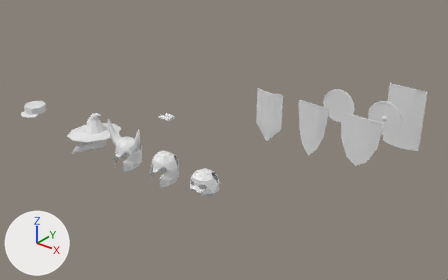
A saved change to the Blender file resources/meshes/armour.blend.
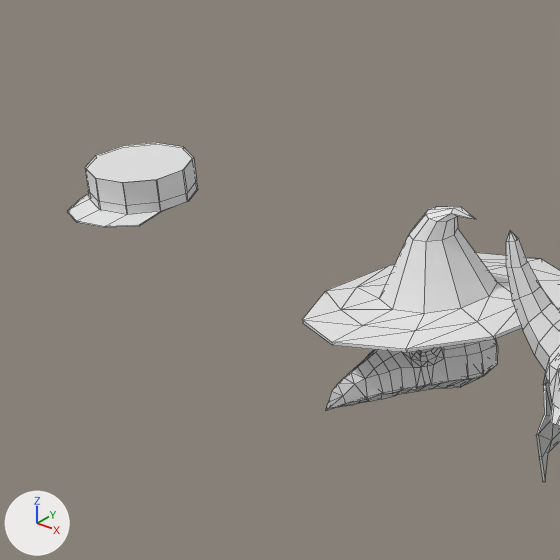
There are two pictures of each version: one whole from a camera (50 mm lens) standing at (2.72, -4.76, 2.91) and looking at (-0.97, -0.14, 0.05), one close up on the part from 2% to 26% of the width and 26% to 66% of the height. Lighting does not change. The marker at lower left points along +X, +Y and +Z. The close-ups show mesh edges as thin lines.

Objects in the first close-up: 'barbuteHorned01', 'birdMask01', 'birdMaskJaw01', 'cap01', 'wizardHat02'.
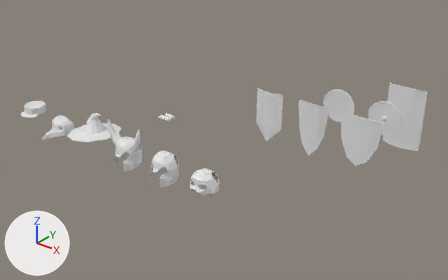
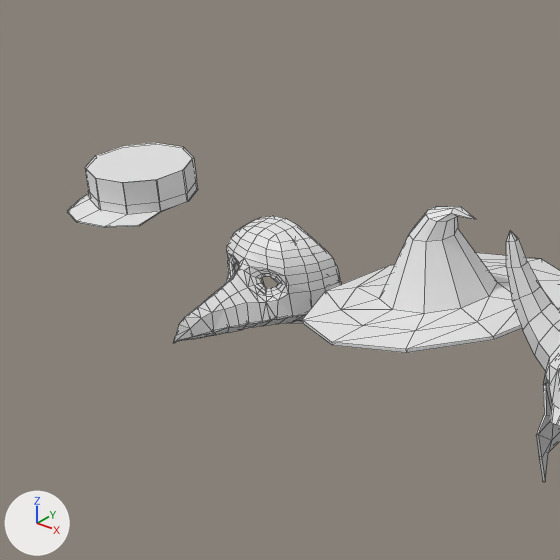
The edits, one by one:
me_birdmask01 is used by ob_birdmask01; location (-2.0, -1.0, 0.0).
me_birdmask01 had 321 vertices, 424 faces and spanned x -0.142..0.142, y -0.332..0.007, z 0.029..0.209.
me_birdmask01 now has 315 vertices, 420 faces and spans x -0.142..0.142, y -0.332..0.007, z 0.029..0.209.
Part 1, on me_birdmask01:
6 vertices are removed from x -0.079..0.079, y -0.182..-0.129, z 0.035..0.076.
24 faces are deleted.
20 new faces join them.
Object 'birdMask01' (ob_birdmask01) moves from (-2.0, -1.0, 0.0) to (-2.5, -1.0, 0.0).
Object 'birdMaskJaw01' (ob_birdmaskjaw01) moves from (-2.0, -1.0, 0.0) to (-2.5, -1.0, 0.0).

Location of each change, (x1, y1, x2, y2) in pixels of the close-ups (560 x 560 px; the box of a moved part takes in the faces that stretch with it):
'birdMask01', reshaped, moved: before (326, 339, 498, 411); after (174, 216, 341, 343)
'birdMaskJaw01', moved: before (339, 377, 480, 407); after (185, 278, 305, 340)
part 1 of me_birdmask01, moved or reshaped: before (401, 361, 434, 390); after (225, 279, 278, 324)
